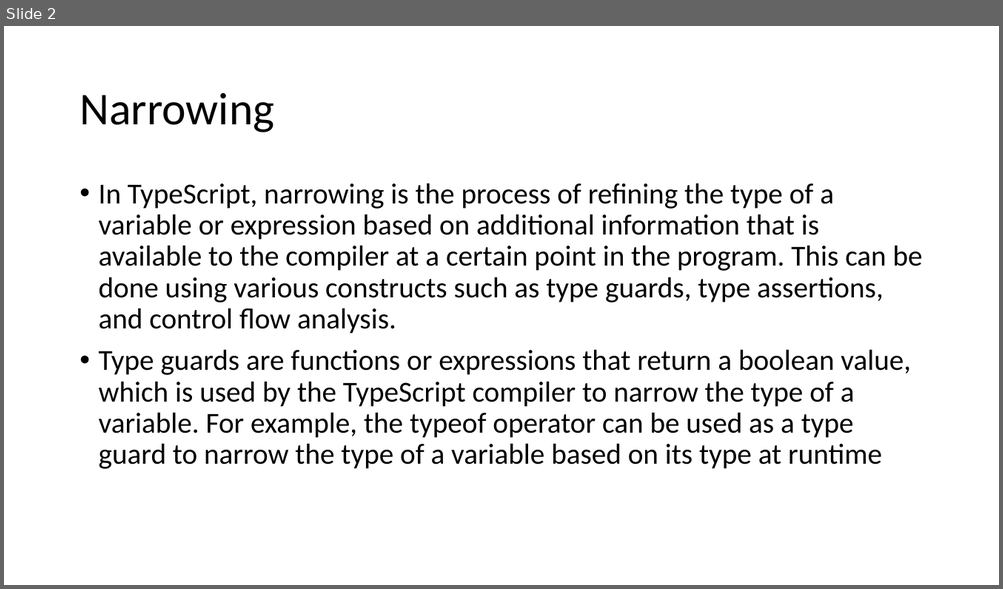
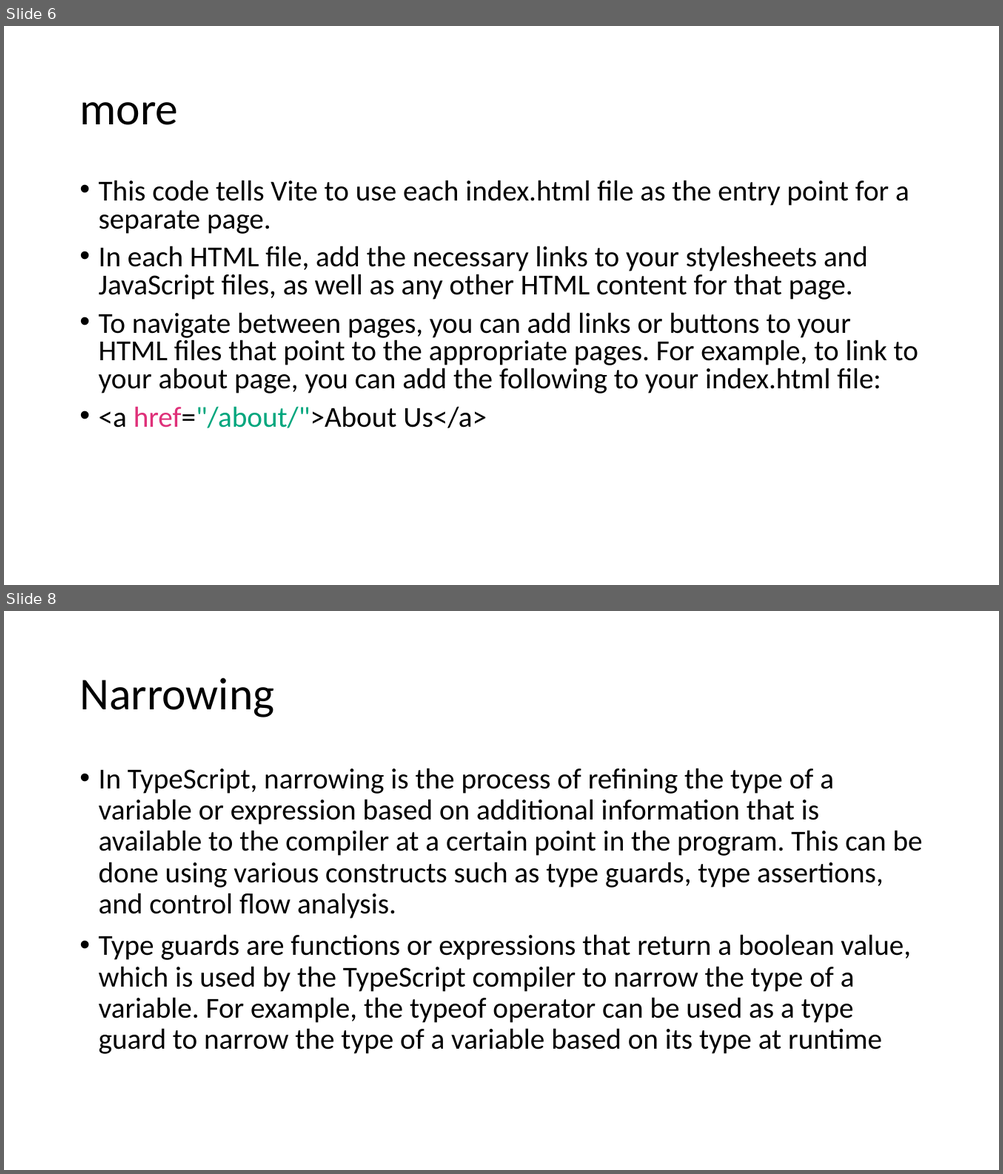
Before and after one commit to 1shaked/full-stack, a slide deck: 17ass/17ass.pptx. Shown one above the other, each under a label of ours: slide 2 before the commit, slides 6 and 8 after it; the slides between them are not shown. The pictures are 1003x589 and 1003x1174 pixels, drawn with LibreOffice and Linux fonts; fonts in the diff are those of the drawing. Boxes give left, top, right and bottom in pixels: in the first picture for what was removed or moved away, otherwise in the second. Text is boxed around its words. In the diff, an @@ line names an element or a change of style, - is before the commit and + after.

Commit message:
changes to the code example

```diff
--- a/17ass/17ass.pptx
+++ b/17ass/17ass.pptx
@@ slide 6 added at (x1=4, y1=26, x2=999, y2=585), background #FFFFFF @@
@@ title added at (x1=79, y1=102, x2=178, y2=125), 44 pt, text #000000 @@
+more
@@ text added at (x1=99, y1=180, x2=918, y2=429), 28 pt, text #000000 @@
+• This code tells Vite to use each index.html file as the entry point for a separate page.
+• In each HTML file, add the necessary links to your stylesheets and JavaScript files, as well as any other HTML content for that page.
+• To navigate between pages, you can add links or buttons to your HTML files that point to the appropriate pages. For example, to link to your about page, you can add the following to your index.html file:
+• <a href="/about/">About Us</a>
@@ what was slide 2 is now slide 8 @@
```
Also in this commit, not shown: 15 other slides added, 28 other files.
